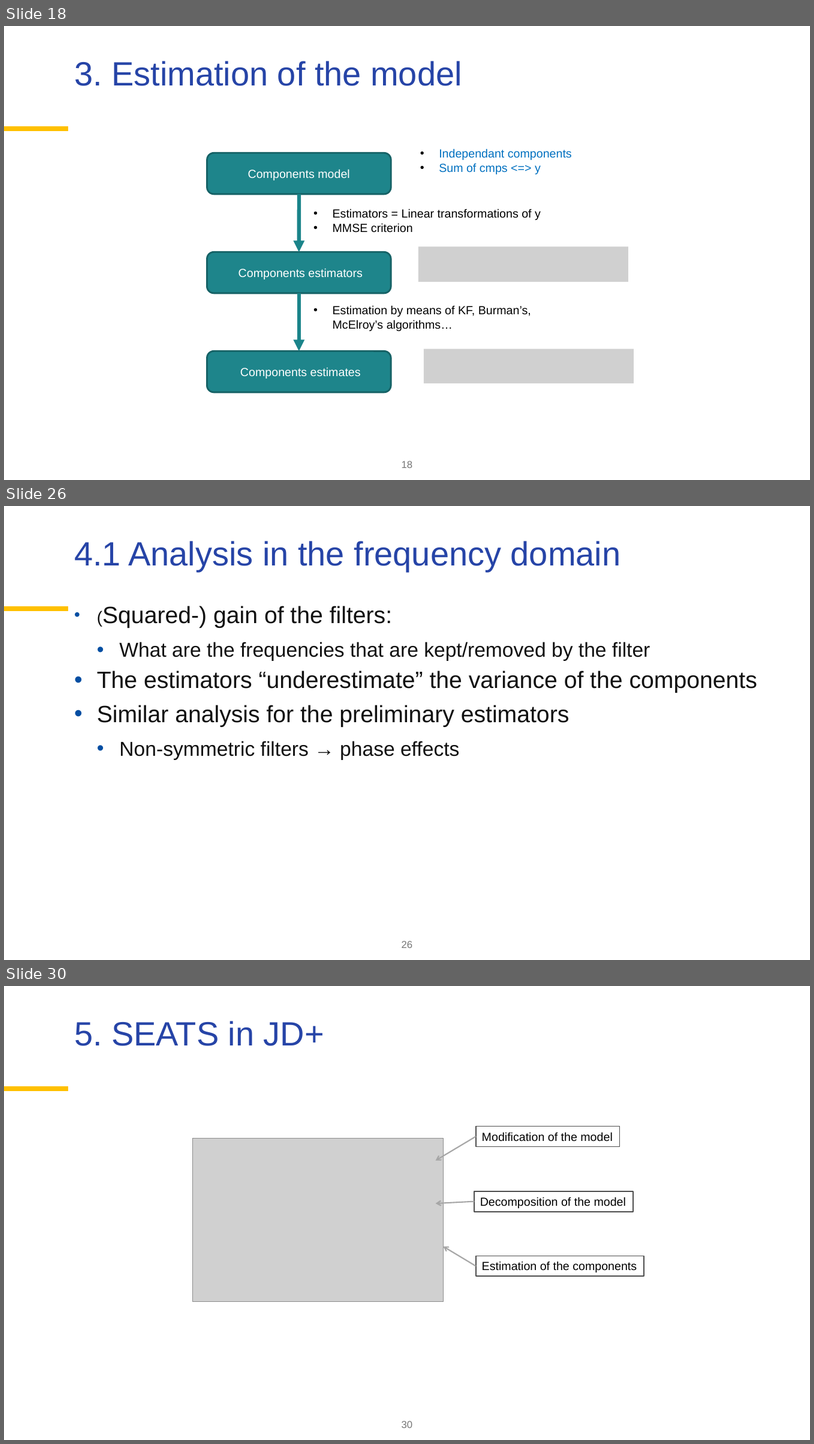
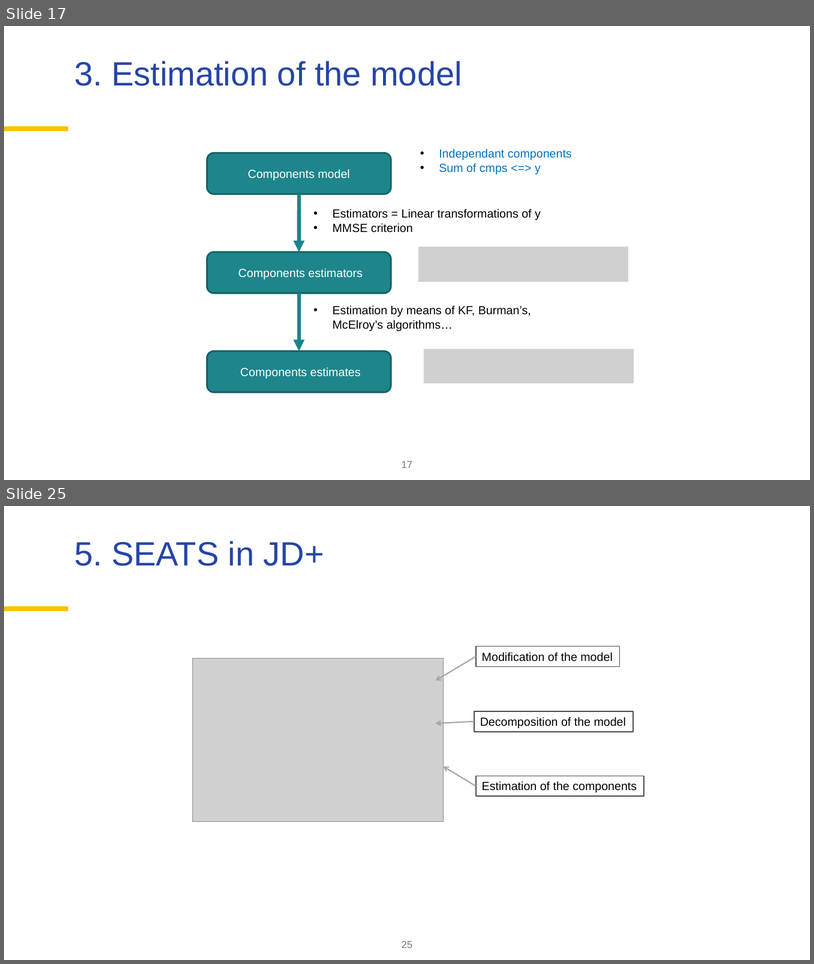
Before and after one commit to palatej/ESTP2026, a slide deck: 3.2 SEATS.pptx. Shown one above the other, each under a label of ours: slides 18, 26 and 30 before the commit, slides 17 and 25 after it; the slides between them are not shown. The pictures are 814x1444 and 814x964 pixels, drawn with LibreOffice and Linux fonts; fonts in the diff are those of the drawing; grey boxes stand for pictures; background and template pictures are left out. Boxes give left, top, right and bottom in pixels: in the first picture for what was removed or moved away, otherwise in the second. Text is boxed around its words. In the diff, an @@ line names an element or a change of style, - is before the commit and + after.

```diff
--- a/3.2 SEATS.pptx
+++ b/3.2 SEATS.pptx
@@ slide 26 removed at <box>4,506,810,960</box>, background #FFFFFF; not listed: 1 template element that a slide beside it also shows @@
@@ title removed at <box>74,541,621,571</box> @@
-4.1 Analysis in the frequency domain
@@ text removed at <box>97,606,758,760</box> @@
-• (Squared-) gain of the filters:
-  • What are the frequencies that are kept/removed by the filter
-• The estimators “underestimate” the variance of the components
-• Similar analysis for the preliminary estimators
-  • Non-symmetric filters → phase effects
@@ page number removed at <box>402,940,413,948</box> @@
-26
@@ what was slide 18 is now slide 17 @@
@@ page number at <box>402,460,413,468</box>: text changed @@
-18
+17
@@ what was slide 30 is now slide 25 @@
@@ page number at <box>402,940,413,948</box>: text changed @@
-30
+25
```
Also in this commit, not shown: 10 slides changed, 1 slide added, 5 other slides removed, 3 other files.
